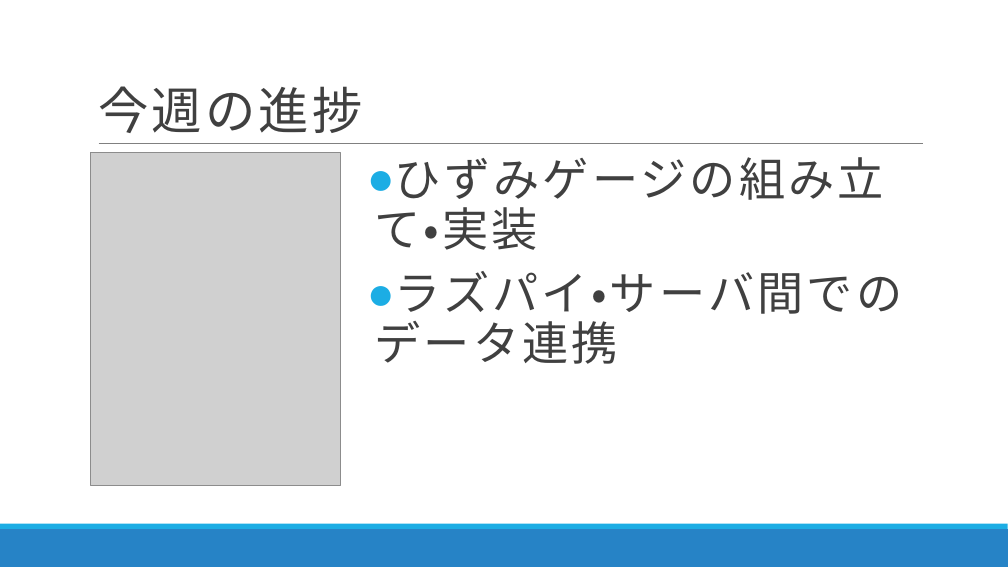
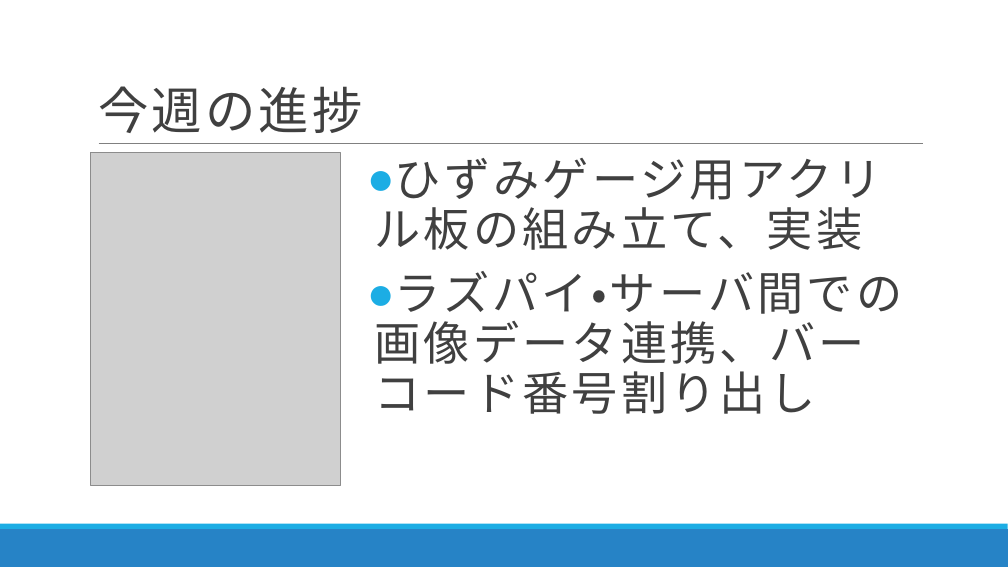
Before and after one commit to DJ956/YoloBarcodeReader, a slide deck: slide 5 of プレゼン/RapidCart20191202.pptx. Drawn at 1008x567 pixels with LibreOffice and Linux fonts; fonts in the diff are those of the drawing; grey boxes stand for pictures. Boxes give left, top, right and bottom in pixels: in the first picture for what was removed or moved away, otherwise in the second. Text is boxed around its words. In the diff, an @@ line names an element or a change of style, - is before the commit and + after.

```diff
--- a/プレゼン/RapidCart20191202.pptx
+++ b/プレゼン/RapidCart20191202.pptx
@@ text at (x1=374, y1=158, x2=903, y2=414): text changed @@
-● ひずみゲージの組み立て・実装
-● ラズパイ・サーバ間でのデータ連携
+● ひずみゲージ用アクリル板の組み立て、実装
+● ラズパイ・サーバ間での画像データ連携、バーコード番号割り出し
```
Also in this commit, not shown: 3 other slides changed.
